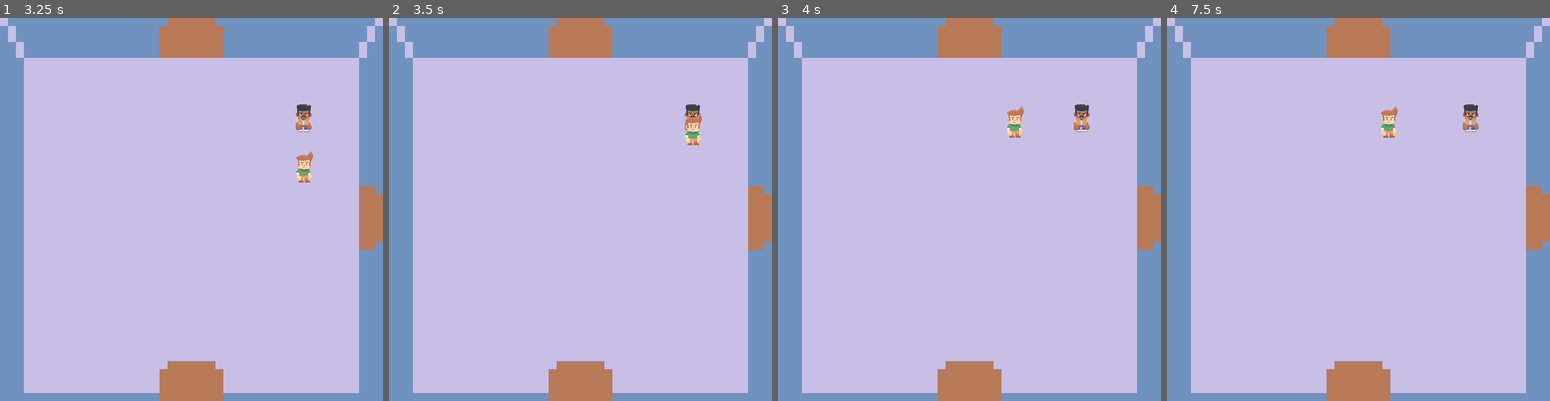
Above: before the commit, frames 1-4 (left to right).
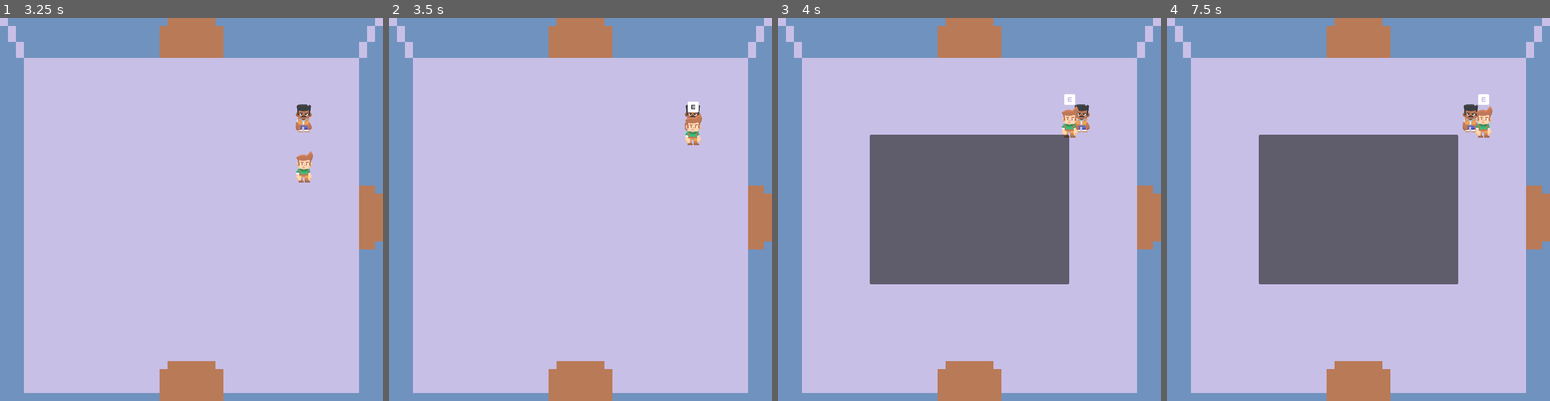
Above: after the commit, the same moments.

Repository: iliqnew/clueless
Game: Godot game, scene res://scenes/main.tscn
Two runs of this game, one before a commit and one after it. Both use one fixed random seed, a clock stepped at 60 frames per second and the inputs below.
Inputs:
- Up to frame 1 (3.25 s): tap Enter at 0.5 s; hold D (right) 0.53-1.28 s; tap E (interact) every 0.75 s from 0.6 to 2.85 s; hold S (down) 1.28-2.03 s; hold D (right) 2.03-2.78 s; hold W (up) from 2.78 s (still down)
- Up to frame 2 (3.5 s): keep holding W (up)
- Up to frame 3 (4 s): release W (up) at 3.53 s; hold A (left) from 3.53 s (still down); tap E (interact) at 3.6 s
- Up to frame 4 (7.5 s): tap E (interact) every 0.75 s from 4.35 to 7.35 s; release A (left) at 5.03 s; hold S (down) 5.03-5.78 s; hold D (right) 5.78-6.53 s; hold W (up) 6.53-7.28 s; hold D (right) from 7.28 s (still down)

Frame 1 is identical in both runs. In frame 2, less than 0.1% of the frame differs, in the area x 77-81%, y 21-25%; in frame 3, 21%; in frame 4, 21%, in the area x 23-86%, y 19-70%.
Error before the commit: Cannot call method 'hide' on a null value. (res://scripts/player.gd:9)

Commit message:
dialogue sync progress

Diff:
--- a/scenes/npc.tscn
+++ b/scenes/npc.tscn
@@ -1,11 +1,13 @@
 [gd_scene format=3 uid="uid://vc1ls5jeehot"]
 
+[ext_resource type="Script" uid="uid://k5pfu71rwe3l" path="res://scripts/npc.gd" id="1_abqhh"]
 [ext_resource type="Texture2D" uid="uid://pmdjujm12bip" path="res://assets/sprites/npc.png" id="1_nh2m4"]
 
 [sub_resource type="RectangleShape2D" id="RectangleShape2D_caca7"]
 size = Vector2(100, 100)
 
-[node name="NPC" type="Node2D" unique_id=1634797251]
+[node name="NPC" type="Node2D" unique_id=1634797251 groups=["npcs"]]
+script = ExtResource("1_abqhh")
 
 [node name="TalkTrigger" type="Area2D" parent="." unique_id=1264624414]
 
--- a/scenes/player.tscn
+++ b/scenes/player.tscn
@@ -2,18 +2,33 @@
 
 [ext_resource type="Texture2D" uid="uid://dewqm3wv802wp" path="res://assets/sprites/player.png" id="1_4flbx"]
 [ext_resource type="Script" uid="uid://bwavjyh3hfrws" path="res://scripts/player.gd" id="1_onrkg"]
+[ext_resource type="Texture2D" uid="uid://blocw0web48d" path="res://assets/sprites/keyboard_e.svg" id="3_qhqgy"]
 
 [sub_resource type="RectangleShape2D" id="RectangleShape2D_caca7"]
 
-[node name="Player" type="CharacterBody2D" unique_id=521609202]
+[sub_resource type="RectangleShape2D" id="RectangleShape2D_qhqgy"]
+size = Vector2(40, 68)
+
+[node name="Player" type="CharacterBody2D" unique_id=521609202 node_paths=PackedStringArray("interact_key_sprite", "interact_area")]
 script = ExtResource("1_onrkg")
-
-[node name="CollisionShape2D" type="CollisionShape2D" parent="." unique_id=1522362181]
-position = Vector2(0, 23)
-shape = SubResource("RectangleShape2D_caca7")
+interact_key_sprite = NodePath("InteractKeySprite")
+interact_area = NodePath("InteractArea2D")
 
 [node name="Sprite2D" type="Sprite2D" parent="." unique_id=1729613953]
 scale = Vector2(0.3, 0.3)
 texture = ExtResource("1_4flbx")
 
 [node name="InteractKeySprite" type="Sprite2D" parent="." unique_id=1074902464]
+position = Vector2(1.9073486e-06, -44.500004)
+scale = Vector2(0.46875, 0.45312497)
+texture = ExtResource("3_qhqgy")
+
+[node name="CollisionShape2D" type="CollisionShape2D" parent="." unique_id=1522362181]
+position = Vector2(0, 23)
+shape = SubResource("RectangleShape2D_caca7")
+
+[node name="InteractArea2D" type="Area2D" parent="." unique_id=1403451122]
+
+[node name="CollisionShape2D" type="CollisionShape2D" parent="InteractArea2D" unique_id=1749405628]
+position = Vector2(0, 2)
+shape = SubResource("RectangleShape2D_qhqgy")
--- /dev/null
+++ b/scripts/npc.gd
@@ -0,0 +1,7 @@
+class_name NPC
+extends Node2D
+
+@export var dialogue_text: String
+
+func interact() -> void:
+	Globals.dialogue_manager.show_dialogue(dialogue_text)
Not shown, added: scripts/npc.gd.uid
